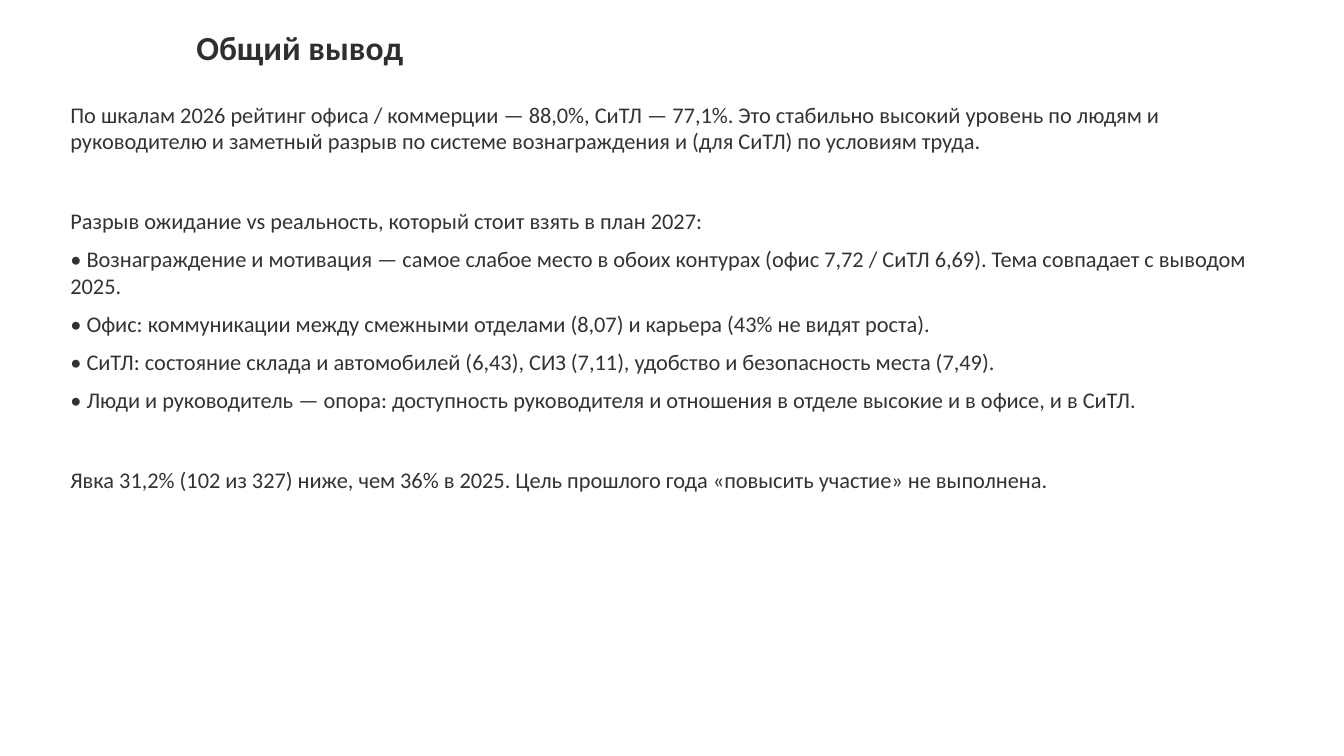
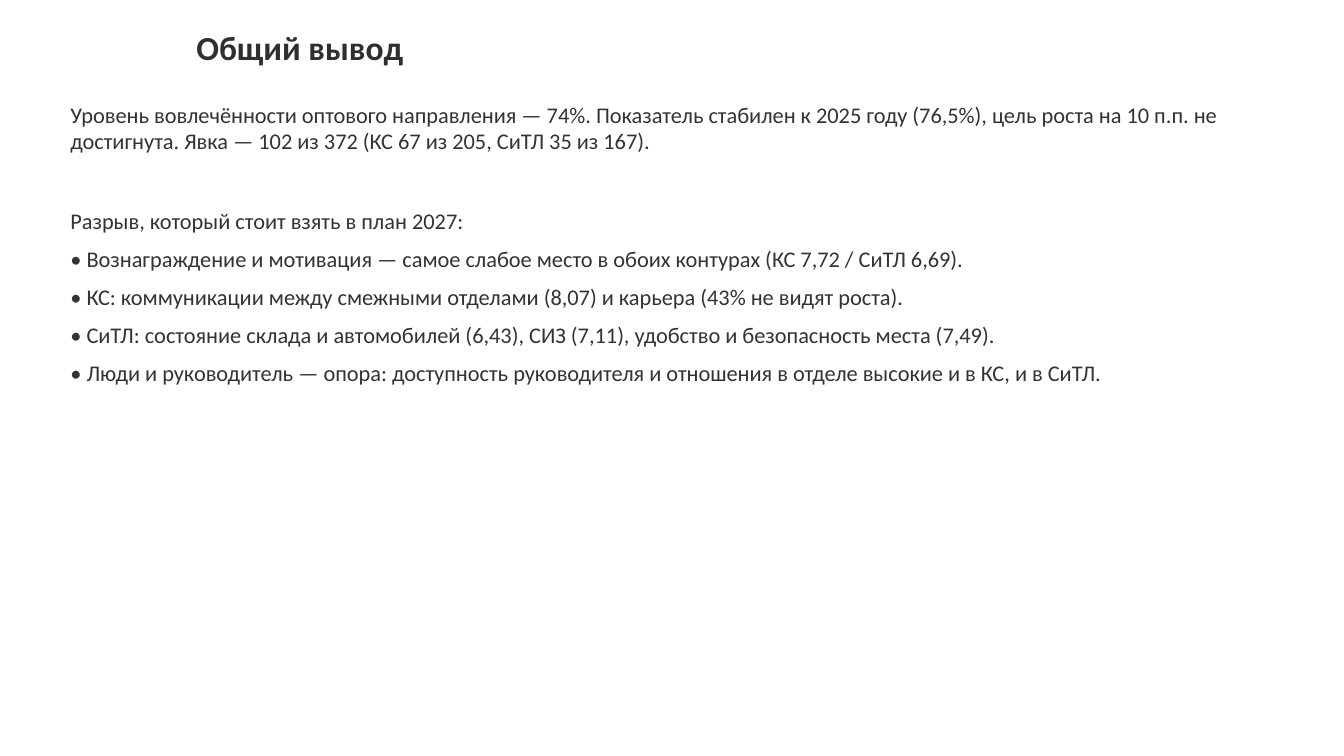
Before and after one commit to mclounge8-prog/imperialmc, a slide deck: slide 7 of reports/Otsenka_Vovlechennosti_2026_god.pptx (slide 6 before the commit). Drawn at 1344x756 pixels with LibreOffice and Linux fonts; fonts in the diff are those of the drawing; background and template pictures are left out. Boxes give left, top, right and bottom in pixels: in the first picture for what was removed or moved away, otherwise in the second. Text is boxed around its words. In the diff, an @@ line names an element or a change of style, - is before the commit and + after.

```diff
--- a/reports/Otsenka_Vovlechennosti_2026_god.pptx
+++ b/reports/Otsenka_Vovlechennosti_2026_god.pptx
@@ text at <box>70,107,1217,309</box>: text changed @@
-По шкалам 2026 рейтинг офиса / коммерции — 88,0%, СиТЛ — 77,1%. Это стабильно высокий уровень по людям и руководителю и заметный разрыв по системе вознаграждения и (для СиТЛ) по условиям труда.
-Разрыв ожидание vs реальность, который стоит взять в план 2027:
-• Вознаграждение и мотивация — самое слабое место в обоих контурах (офис 7,72 / СиТЛ 6,69). Тема совпадает с выводом 2025.
-• Офис: коммуникации между смежными отделами (8,07) и карьера (43% не видят роста).
+Уровень вовлечённости оптового направления — 74%. Показатель стабилен к 2025 году (76,5%), цель роста на 10 п.п. не достигнута. Явка — 102 из 372 (КС 67 из 205, СиТЛ 35 из 167).
+Разрыв, который стоит взять в план 2027:
+• Вознаграждение и мотивация — самое слабое место в обоих контурах (КС 7,72 / СиТЛ 6,69).
+• КС: коммуникации между смежными отделами (8,07) и карьера (43% не видят роста).
@@ text at <box>87,366,1101,385</box>: text changed @@
-• Люди и руководитель — опора: доступность руководителя и отношения в отделе высокие и в офисе, и в СиТЛ.
-Явка 31,2% (102 из 327) ниже, чем 36% в 2025. Цель прошлого года «повысить участие» не выполнена.
+• Люди и руководитель — опора: доступность руководителя и отношения в отделе высокие и в КС, и в СиТЛ.
```
Also in this commit, not shown: 6 other slides changed, 1 slide added, 1 other file.
